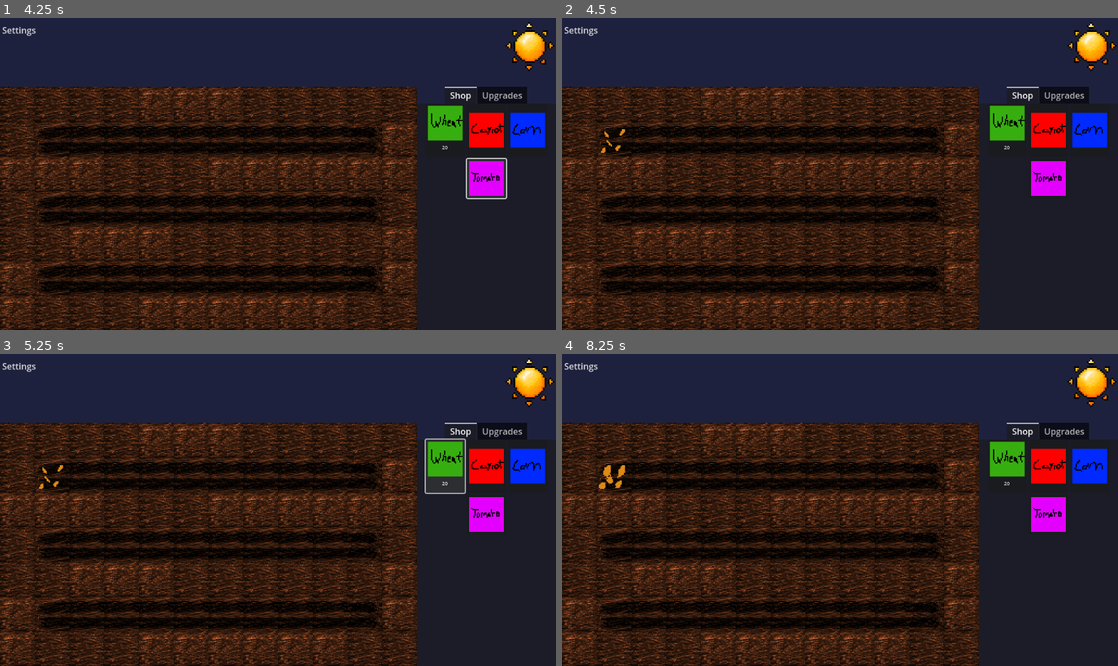
Above: before the commit, frames 1-4 (two rows, left to right).
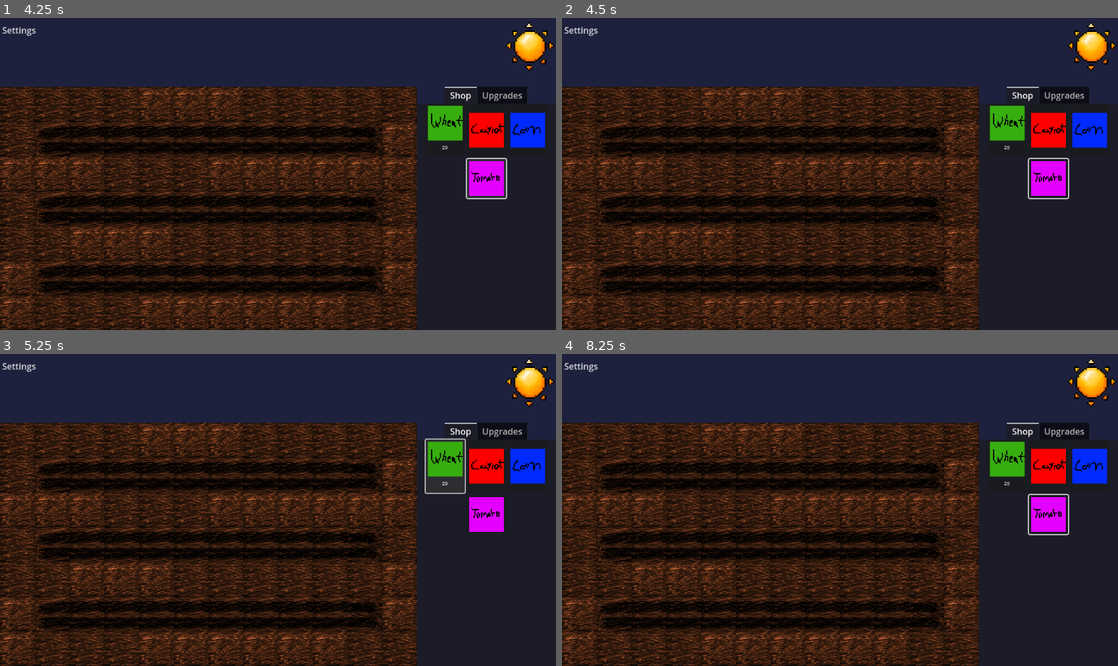
Above: after the commit, the same moments.

Repository: TalesOfXanthar/Wheather
Game: Godot game, scene res://scenes/main.tscn
Two runs of this game, one before a commit and one after it. Both use one fixed random seed, a clock stepped at 60 frames per second and the inputs below.
Inputs (mouse positions are in pixels of both pictures, inside the frame that each line leads up to):
- Up to frame 1 (4.25 s): click (50, 139) at 0.52 s; click "20" at 1.25 s; click (489, 130) at 2 s; click (528, 130) at 2.75 s; click (489, 177) at 3.5 s
- Up to frame 2 (4.5 s): click (612, 139) at 4.27 s
- Up to frame 3 (5.25 s): click "20" at 5 s
- Up to frame 4 (8.25 s): click (1051, 466) at 5.75 s; click (1090, 466) at 6.5 s; click (1051, 513) at 7.25 s; click (612, 475) at 8.02 s

Frame 1 is identical in both runs. In frame 2, 0.2% of the frame differs, in the area x 7-92%, y 35-59%; in frame 3, less than 0.1%; in frame 4, 0.3%, in the area x 6-92%, y 35-59%.

Commit message:
Added framework for nightime change in color of farm

Diff:
--- a/scenes/main.tscn
+++ b/scenes/main.tscn
@@ -42,18 +42,6 @@
 top_level = true
 tile_map_data = PackedByteArray("AAAAAAMAAQABAAAAAAAAAAQAAQAAAAAAAAAAAAUAAQABAAAAAAAAAAYAAQABAAAAAAAAAAcAAQAAAAAAAAAAAA …(1264 unchanged characters)…
 tile_set = SubResource("TileSet_vegmu")
-
-[node name="Camera2D" type="Camera2D" parent="."]
-position = Vector2(512, 288)
-rotation = 3.14159
-scale = Vector2(35.0964, -39.3672)
-
-[node name="Moon" parent="." instance=ExtResource("4_jyhfs")]
-top_level = true
-position = Vector2(976, 54)
-scale = Vector2(3, 3)
-
-[node name="UI" parent="." instance=ExtResource("5_tbgi4")]
 
 [node name="CropScenes" type="Node" parent="."]
 
@@ -146,3 +134,22 @@
 
 [node name="CropC0" parent="CropScenes" instance=ExtResource("5_tefeu")]
 position = Vector2(672, 480)
+
+[node name="ColorRect" type="ColorRect" parent="."]
+top_level = true
+offset_top = 128.0
+offset_right = 768.0
+offset_bottom = 576.0
+color = Color(0, 0, 0, 0.580392)
+
+[node name="Camera2D" type="Camera2D" parent="."]
+position = Vector2(512, 288)
+rotation = 3.14159
+scale = Vector2(35.0964, -39.3672)
+
+[node name="Moon" parent="." instance=ExtResource("4_jyhfs")]
+top_level = true
+position = Vector2(976, 54)
+scale = Vector2(3, 3)
+
+[node name="UI" parent="." instance=ExtResource("5_tbgi4")]
--- a/scripts/main.gd
+++ b/scripts/main.gd
@@ -1 +1,4 @@
 extends Node2D
+
+func _process(delta:float):
+	$ColorRect.color = Color(0, 0, 0, 0.0)
